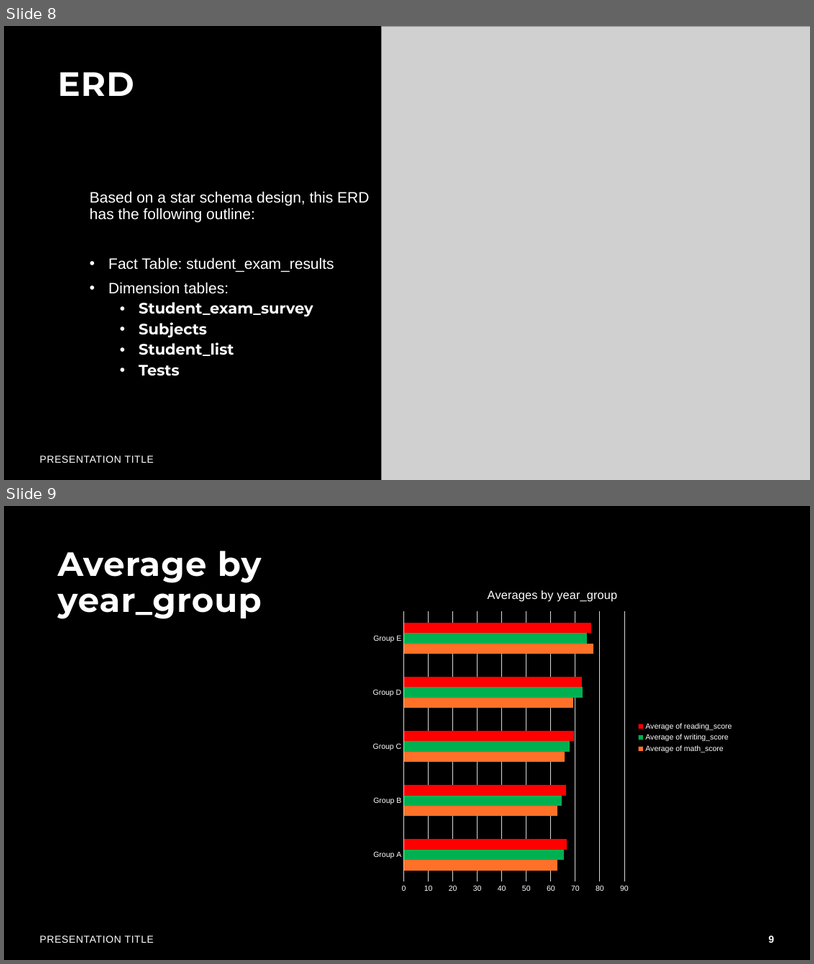
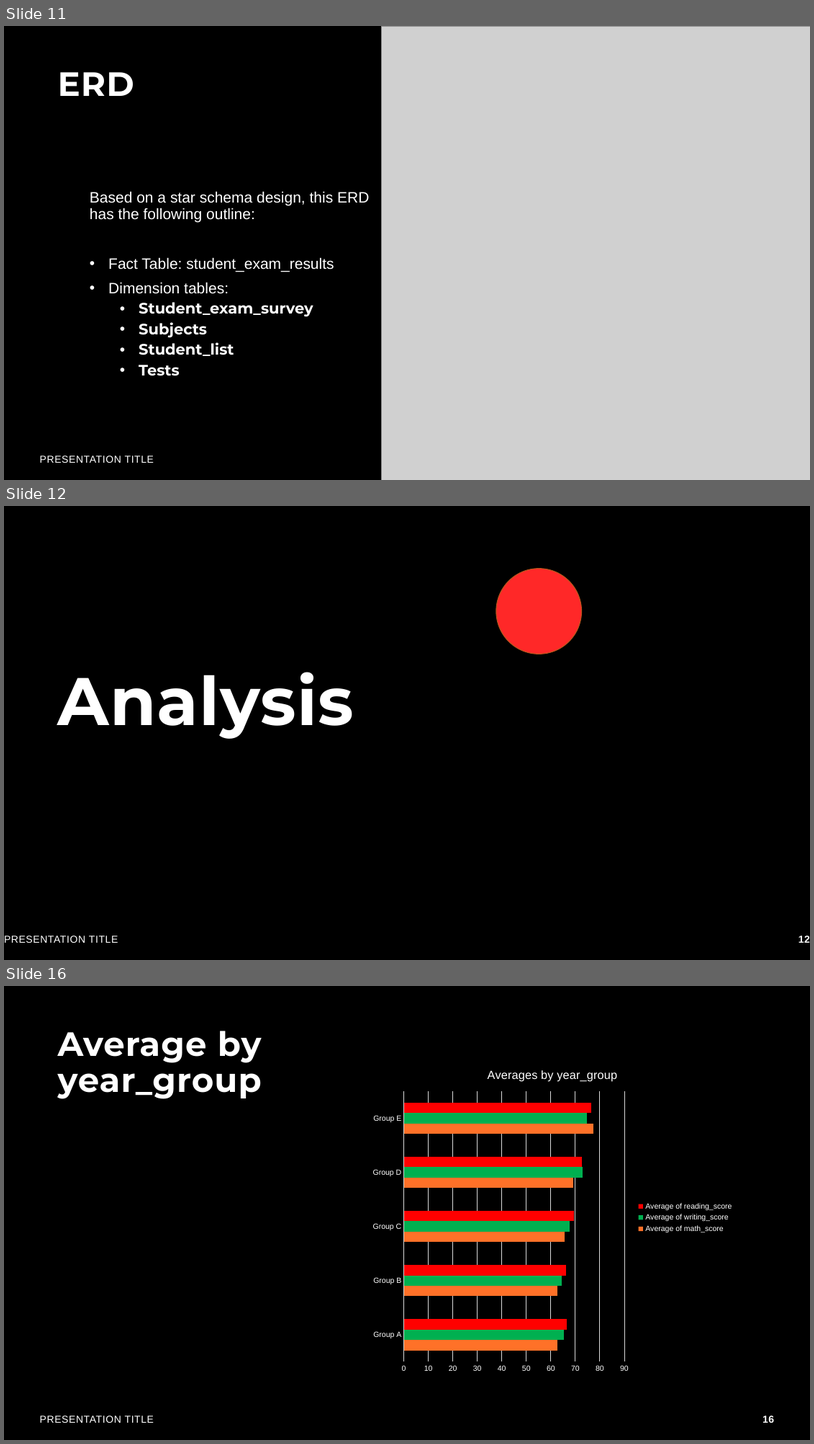
Before and after one commit to realaaron/DataAnalysisTraining, a slide deck: Project/Project0.pptx. Shown one above the other, each under a label of ours: slides 8 and 9 before the commit, slides 11, 12 and 16 after it; the slides between them are not shown. The pictures are 814x964 and 814x1444 pixels, drawn with LibreOffice and Linux fonts; fonts in the diff are those of the drawing; grey boxes stand for pictures; background and template pictures are left out. Boxes give left, top, right and bottom in pixels: in the first picture for what was removed or moved away, otherwise in the second. Text is boxed around its words. In the diff, an @@ line names an element or a change of style, - is before the commit and + after.

```diff
--- a/Project/Project0.pptx
+++ b/Project/Project0.pptx
@@ slide 12 added at (4, 506, 810, 960), background #000000 @@
@@ ellipse added at (496, 569, 581, 654), fill #FF2828, outline #BD541E 1 pt @@
@@ title added at (58, 672, 355, 739), 80 pt, text #FFFFFF, bold @@
+Analysis
@@ text added at (4, 935, 118, 942), 12 pt, text #FFFFFF @@
+PRESENTATION TITLE
@@ page number added at (799, 935, 810, 942), 12 pt, text #FFFFFF, bold @@
+12
@@ what was slide 8 is now slide 11 @@
@@ what was slide 9 is now slide 16 @@
@@ page number at (763, 1415, 774, 1422): text changed @@
-9
+16
```
Also in this commit, not shown: 6 slides changed, 7 other slides added.
